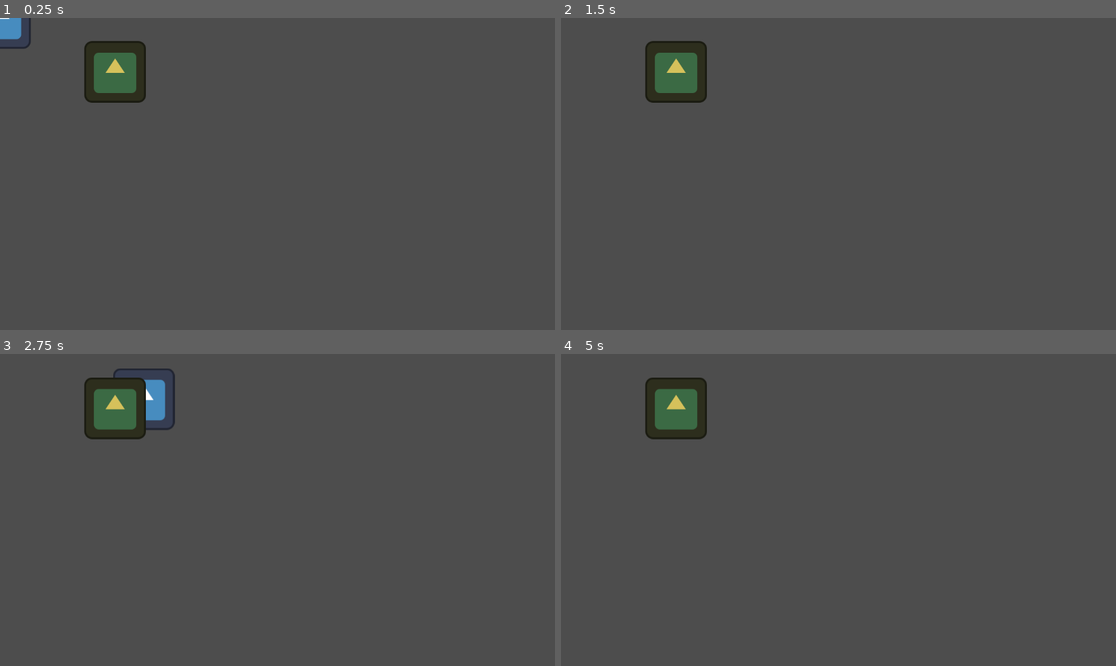
Above: before the commit, frames 1-4 (two rows, left to right).
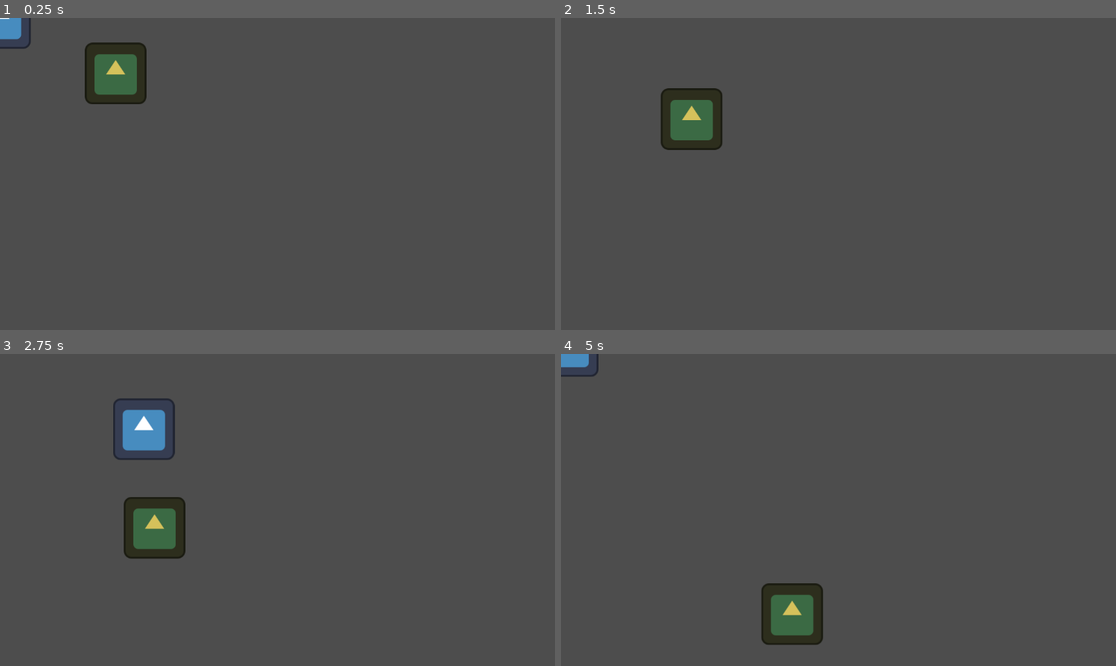
Above: after the commit, the same moments.

Repository: arthurnog/cordelProject
Game: Godot game, scene res://nodes/sample_scene.tscn
The game is run twice, just before and just after one commit, with the same random seed, the same clock (stepped at 60 frames per second) and the same inputs. The engine's default icon, where the game draws it, is replaced by a stand-in: a white triangle on a blue panel in a dark square.
Inputs:
- Up to frame 1 (0.25 s): no input
- Up to frame 2 (1.5 s): hold Right (p_right) 0.53-1.28 s; tap Z (p_attack) at 0.6, 1.35 s; tap Space (p_jump) at 0.77 s; hold Down (p_down) from 1.28 s (still down)
- Up to frame 3 (2.75 s): tap Space (p_jump) at 1.52 s; release Down (p_down) at 2.03 s; hold Right (p_right) from 2.03 s (still down); tap Z (p_attack) at 2.1 s
- Up to frame 4 (5 s): release Right (p_right) at 2.78 s; hold Up (p_up) 2.78-3.53 s; tap Z (p_attack) at 2.85, 3.6, 4.35 s; tap Space (p_jump) at 3.02, 3.77, 4.52 s; hold Left (p_left) from 3.53 s (still down)

The runs differ from the first frame. In frame 1, 0.3% of the frame differs, in the area x 15-27%, y 7-28%; in frame 2, 3.7%; in frame 3, 5.4%, in the area x 15-34%, y 4-66%; in frame 4, 4.6%.
Error before the commit: Invalid call. Nonexistent function 'start' in base 'Nil'. (res://scripts/state_machine.gd:16)

Commit message:
Add Idle movement state to Minion

Diff:
--- a/nodes/minion.tscn
+++ b/nodes/minion.tscn
@@ -1,9 +1,10 @@
-[gd_scene load_steps=6 format=3 uid="uid://deho83v3wm77q"]
+[gd_scene load_steps=7 format=3 uid="uid://deho83v3wm77q"]
 
 [ext_resource type="Texture2D" uid="uid://dwi30xlufrnt0" path="res://icon.svg" id="1_acvuv"]
 [ext_resource type="Script" path="res://scripts/minion.gd" id="1_w5m6e"]
 [ext_resource type="Script" path="res://scripts/movement_module.gd" id="2_iucp4"]
 [ext_resource type="Script" path="res://scripts/state_machine.gd" id="5_57nh2"]
+[ext_resource type="Script" path="res://scripts/states/minion/minion_idle_state.gd" id="5_uq27w"]
 
 [sub_resource type="CapsuleShape2D" id="CapsuleShape2D_bhg8m"]
 height = 130.0
@@ -27,5 +28,9 @@
 body = NodePath("..")
 sprite = NodePath("../Icon")
 
-[node name="StateMachine" type="Node" parent="."]
+[node name="StateMachine" type="Node" parent="." node_paths=PackedStringArray("initial_state")]
 script = ExtResource("5_57nh2")
+initial_state = NodePath("Idle")
+
+[node name="Idle" type="Node" parent="StateMachine"]
+script = ExtResource("5_uq27w")
--- a/scripts/state.gd
+++ b/scripts/state.gd
@@ -4,7 +4,7 @@
 
 signal transition(caller: State, new_state: StringName)
 
-func start() ->  void:
+func start() -> void:
 	pass
 
 func update(delta: float) -> void:
--- /dev/null
+++ b/scripts/states/minion/minion_idle_state.gd
@@ -0,0 +1,32 @@
+extends State
+
+class_name MinionIdleState
+
+@onready var body: Minion = get_parent().get_parent()
+
+var target_position: Vector2 = Vector2.ZERO
+var direction: Vector2 = Vector2.ZERO
+
+func start() -> void:
+	calculate_target_position()
+
+func update(delta: float) -> void:
+	var difference = target_position - body.global_position
+	var distance = difference.length()
+	if distance < 5.0:
+		calculate_target_position()
+	var angle = direction.angle_to(difference)
+	direction = Vector2(
+		lerpf(direction.x, difference.normalized().x, delta),
+		lerpf(direction.y, difference.normalized().y, delta)
+	)
+
+func physics_update(delta: float) -> void:
+	body.movement.move(direction, delta)
+
+func calculate_target_position():
+	var view_rect = get_viewport().get_visible_rect()
+	target_position = Vector2(
+		randf_range(view_rect.position.x, view_rect.end.x),
+		randf_range(view_rect.position.y, view_rect.end.y)
+	)
